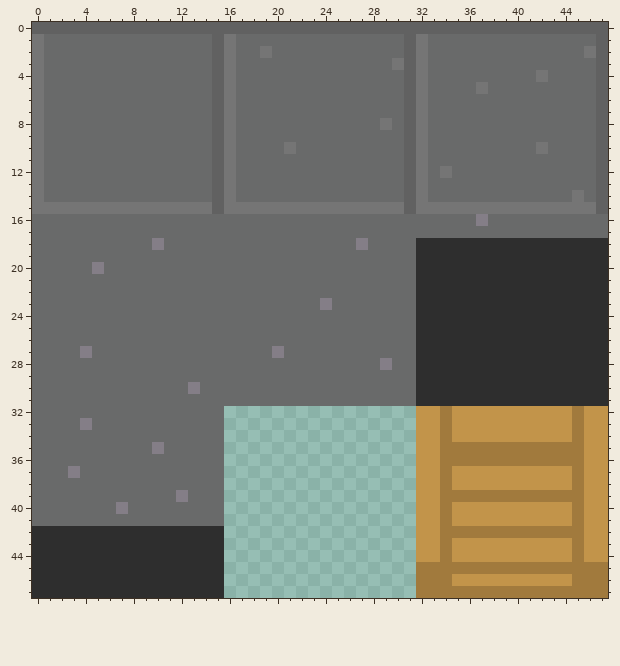
File history of a pixel-art sprite, assets/tiles/tiles.png. Above, as it was before the edit.
The file is 48x48 pixels.
The result:
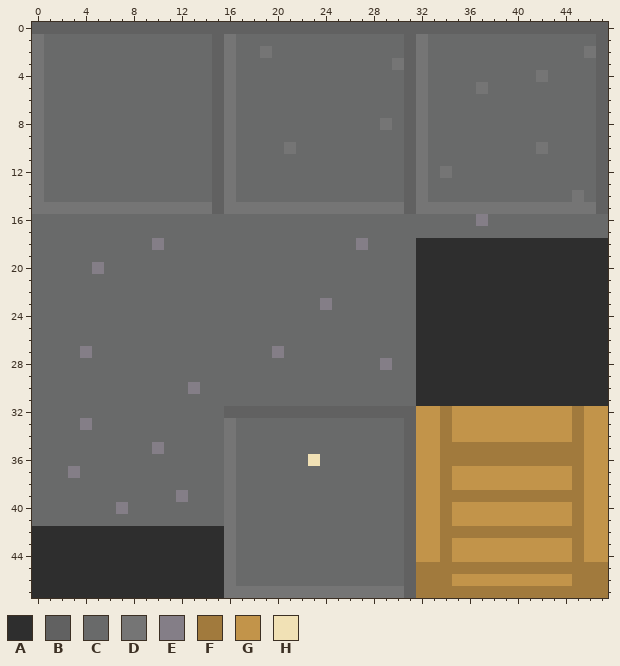
Palette (. is transparent): A #2e2e2e  B #616161  C #696a6a  D #757575  E #847e87  F #a17a3d  G #c2944a  H #f1e1b5
The edit:
y 32: x 16..31 ................ -> BBBBBBBBBBBBBBBB
y 33..35: x 16..31 ................ -> DCCCCCCCCCCCCCCB
y 36: x 16..31 ................ -> DCCCCCCHCCCCCCCB
y 37..46: x 16..31 ................ -> DCCCCCCCCCCCCCCB
y 47: x 16..31 ................ -> DDDDDDDDDDDDDDDB
Where, in picture pixels (left, top, right, bottom), the same in both pictures:
added: (224, 406, 416, 598)
